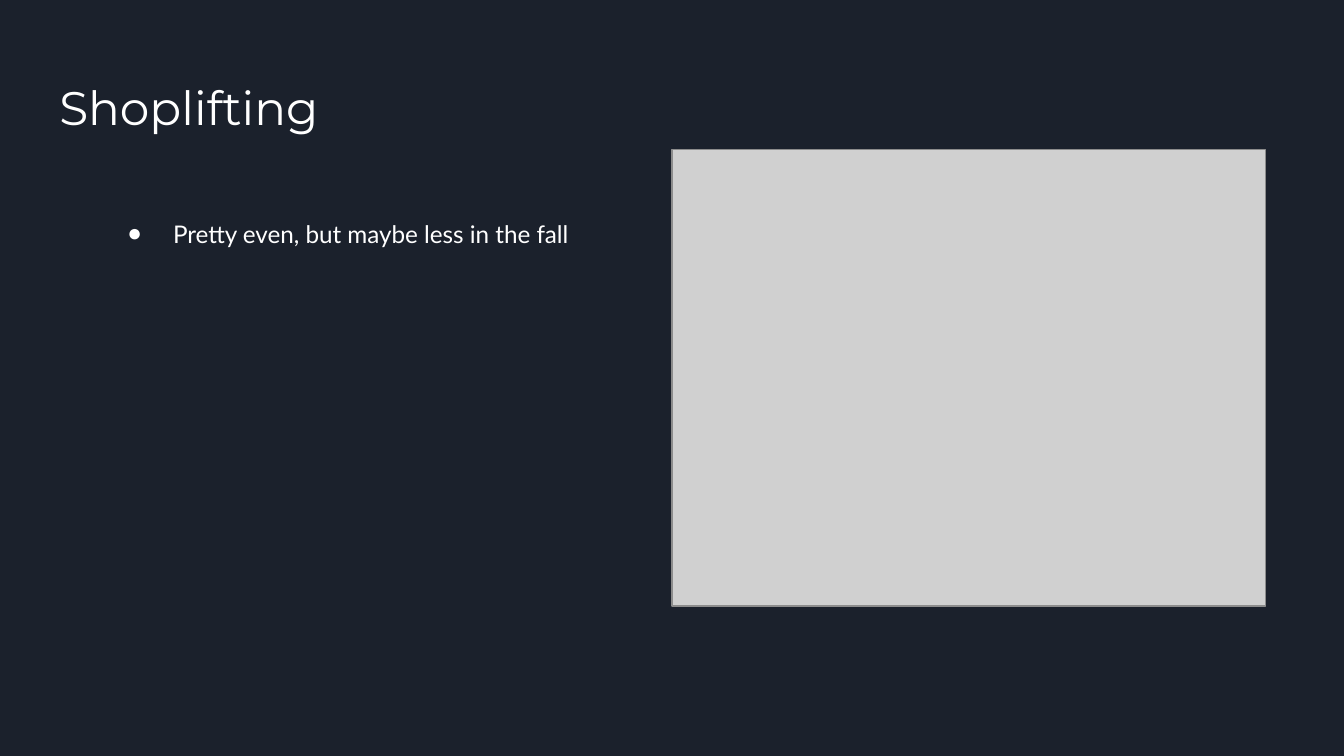
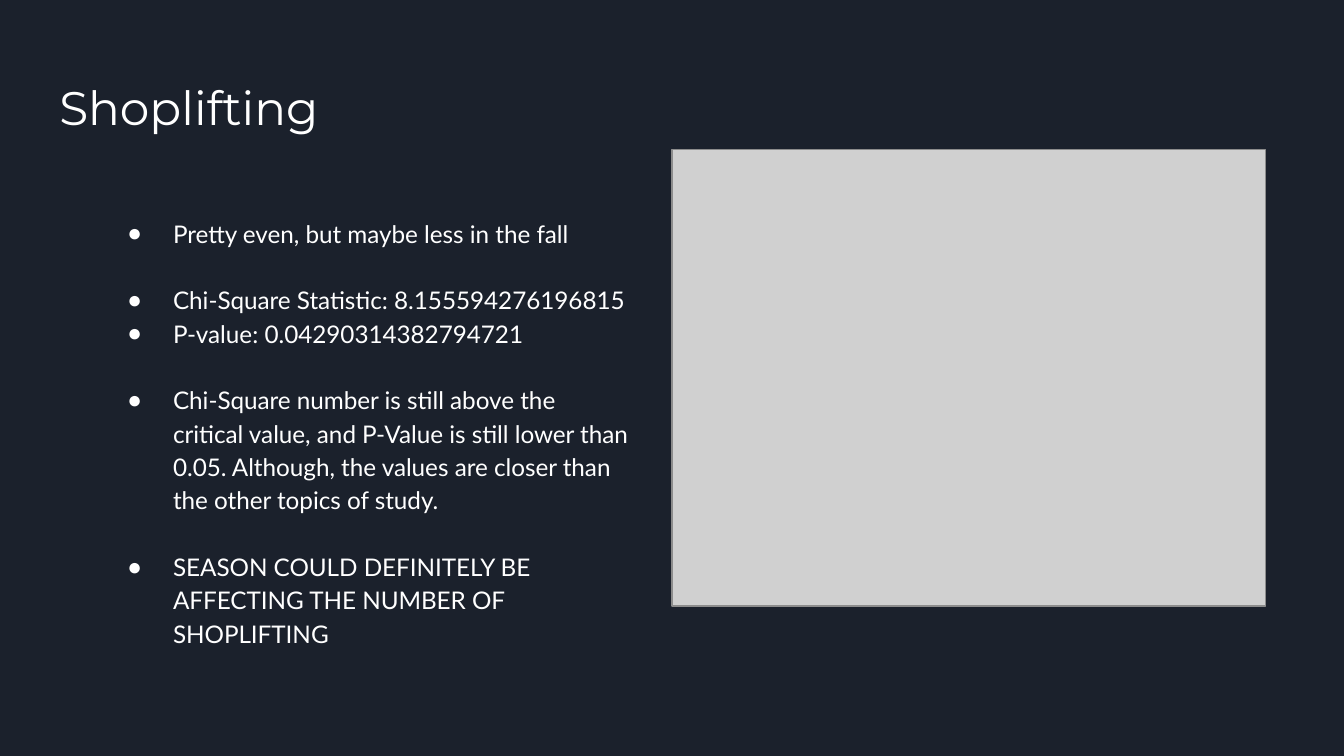
Before and after one commit to oddtexan/Project-1, a slide deck: slide 6 of Project 1 Presentation Final.pptx. Drawn at 1344x756 pixels with LibreOffice and Linux fonts; fonts in the diff are those of the drawing; grey boxes stand for pictures. Boxes give left, top, right and bottom in pixels: in the first picture for what was removed or moved away, otherwise in the second. Text is boxed around its words. In the diff, an @@ line names an element or a change of style, - is before the commit and + after.

```diff
--- a/Project 1 Presentation Final.pptx
+++ b/Project 1 Presentation Final.pptx
@@ text at <box>173,291,628,643</box>: paragraphs added @@
+● Chi-Square Statistic: 8.155594276196815
+● P-value: 0.04290314382794721
+● Chi-Square number is still above the critical value, and P-Value is still lower than 0.05. Although, the values are closer than the other topics of study.
+● SEASON COULD DEFINITELY BE AFFECTING THE NUMBER OF SHOPLIFTING
```
Also in this commit, not shown: 4 other slides changed, 4 other files.
